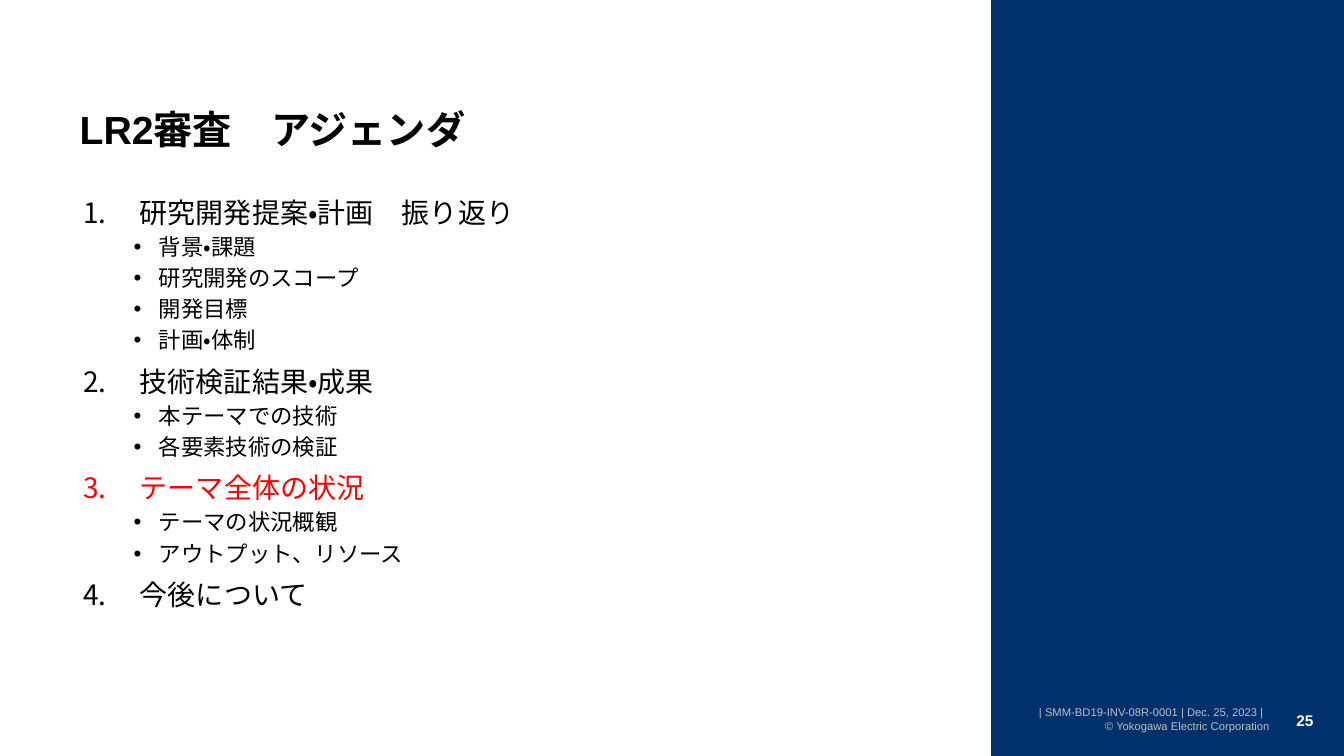
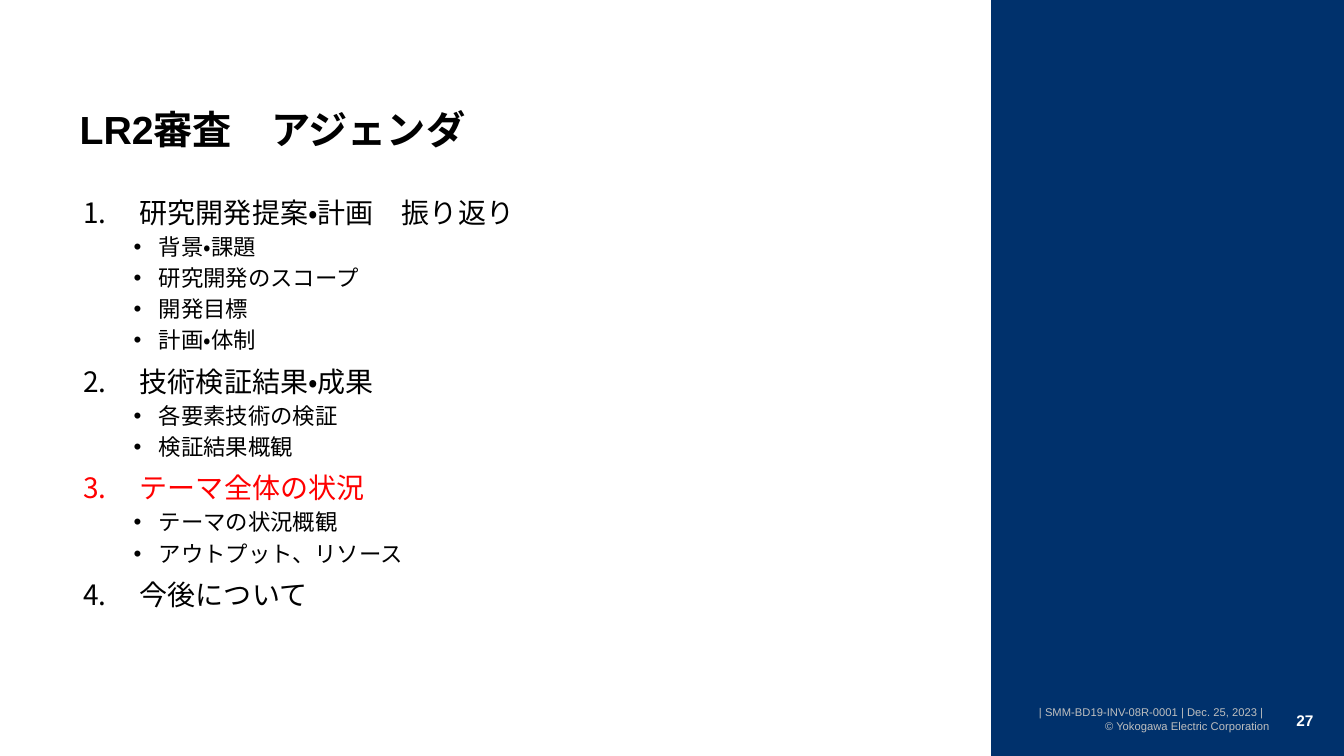
Before and after one commit to watarukumagai-git/opt, a slide deck: slide 27 of SoS/20231211_連携最適_LR2資料_kuma.pptx (slide 25 before the commit). Drawn at 1344x756 pixels with LibreOffice and Linux fonts; fonts in the diff are those of the drawing; background and template pictures are left out. Boxes give left, top, right and bottom in pixels: in the first picture for what was removed or moved away, otherwise in the second. Text is boxed around its words. In the diff, an @@ line names an element or a change of style, - is before the commit and + after.

```diff
--- a/SoS/20231211_連携最適_LR2資料_kuma.pptx
+++ b/SoS/20231211_連携最適_LR2資料_kuma.pptx
@@ text at box(159, 405, 338, 426): paragraph removed @@
-  • 本テーマでの技術
@@ text at box(159, 436, 293, 457): paragraph added @@
+  • 検証結果概観
@@ page number at box(1296, 715, 1313, 726): text changed @@
-25
+27
```
Also in this commit, not shown: 15 other slides changed, 2 slides added.
